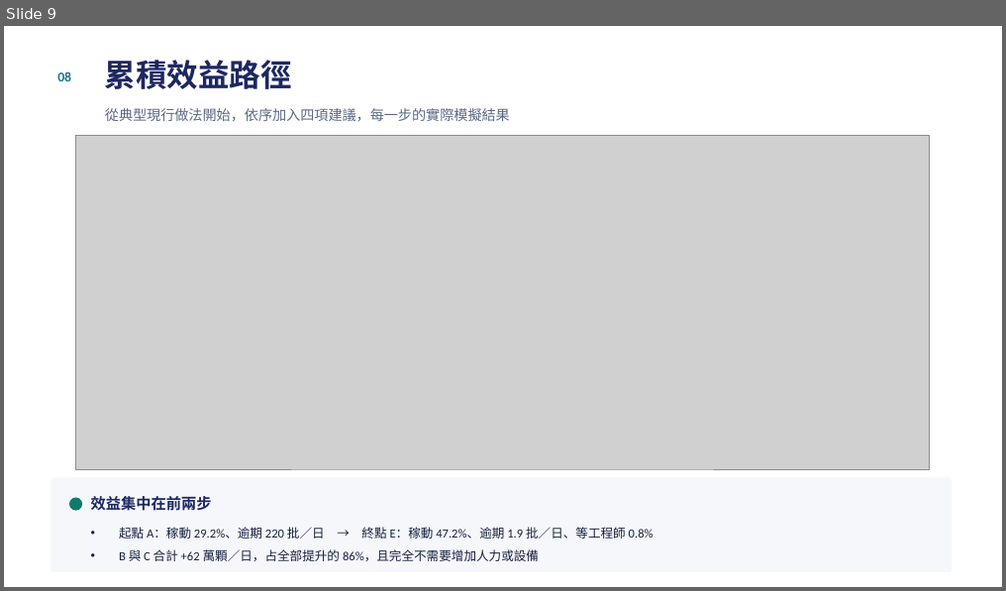
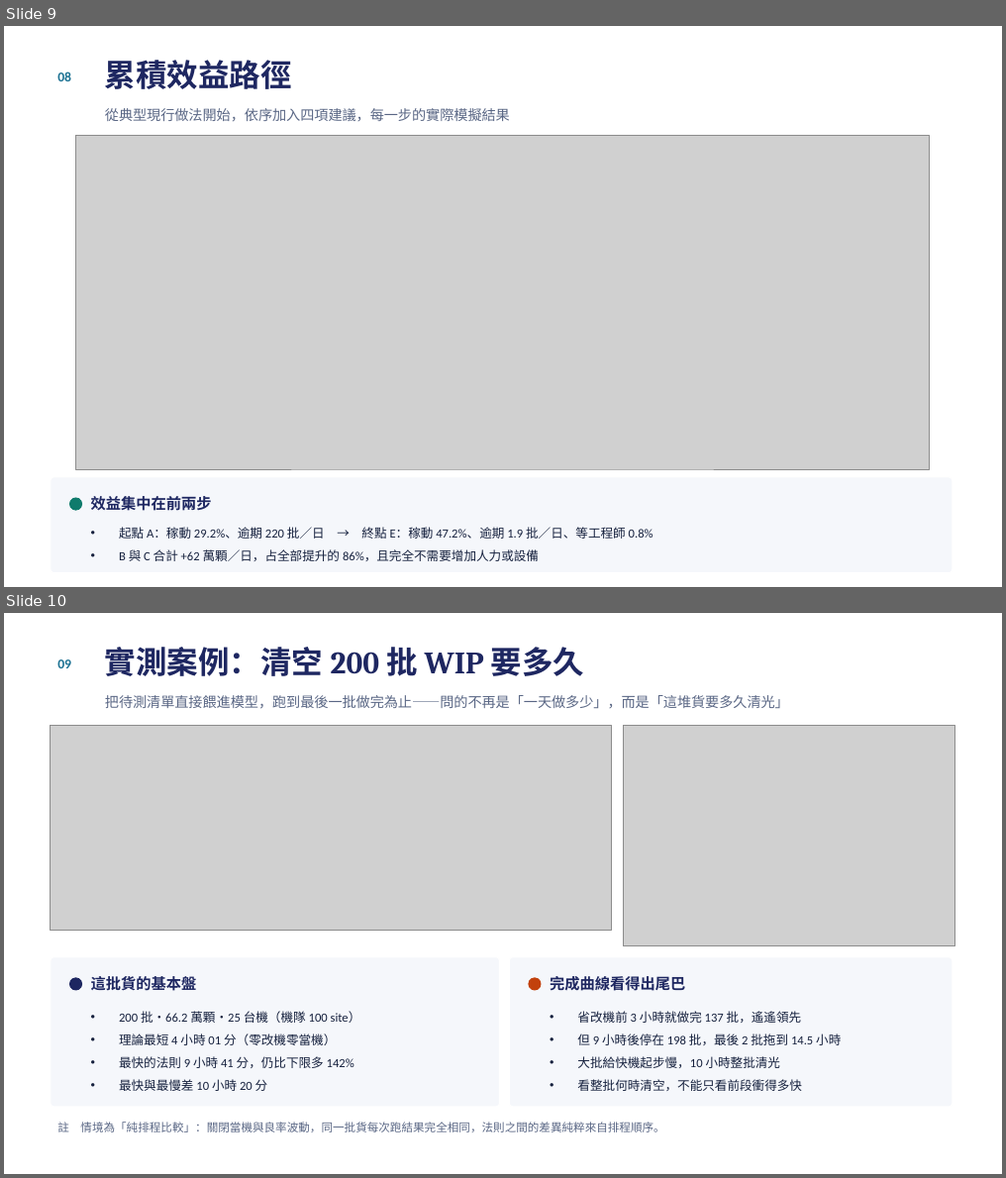
Before and after one commit to cnshow2025/my-factory, a slide deck: docs/測試排程分析報告.pptx. Shown one above the other, each under a label of ours: slide 9 before the commit, slides 9 and 10 after it. The pictures are 1006x591 and 1006x1178 pixels, drawn with LibreOffice and Linux fonts; fonts in the diff are those of the drawing; grey boxes stand for pictures. Boxes give left, top, right and bottom in pixels: in the first picture for what was removed or moved away, otherwise in the second. Text is boxed around its words. In the diff, an @@ line names an element or a change of style, - is before the commit and + after.

```diff
--- a/docs/測試排程分析報告.pptx
+++ b/docs/測試排程分析報告.pptx
@@ slide 10 added at [4, 613, 1002, 1174], background #FFFFFF @@
@@ text added at [57, 660, 71, 668], 13 pt, text #1C7293, bold @@
+09
@@ text added at [105, 647, 584, 676], 30 pt, text #1E2761, bold @@
+實測案例：清空 200 批 WIP 要多久
@@ text added at [105, 695, 789, 709], 13.5 pt, text #5A6785 @@
+把待測清單直接餵進模型，跑到最後一批做完為止——問的不再是「一天做多少」，而是「這堆貨要多久清光」
@@ picture added at [51, 725, 612, 930] @@
@@ picture added at [623, 725, 955, 947] @@
@@ rounded rectangle added at [51, 958, 500, 1107], fill #F5F7FB, outline #FFFFFF 1 pt @@
@@ rounded rectangle added at [509, 958, 952, 1107], fill #F5F7FB, outline #FFFFFF 1 pt @@
@@ ellipse added at [70, 978, 82, 990], fill #1E2761, outline #1E2761 1 pt @@
@@ text added at [91, 976, 197, 991], 14.5 pt, text #1E2761, bold @@
+這批貨的基本盤
@@ ellipse added at [529, 978, 541, 990], fill #C2410C, outline #C2410C 1 pt @@
@@ text added at [549, 976, 685, 991], 14.5 pt, text #1E2761, bold @@
+完成曲線看得出尾巴
@@ text added at [119, 1011, 361, 1091], 12 pt, text #16213E @@
+• 200 批・66.2 萬顆・25 台機（機隊 100 site）
+• 理論最短 4 小時 01 分（零改機零當機）
+• 最快的法則 9 小時 41 分，仍比下限多 142%
+• 最快與最慢差 10 小時 20 分
@@ text added at [577, 1011, 841, 1091], 12 pt, text #16213E @@
+• 省改機前 3 小時就做完 137 批，遙遙領先
+• 但 9 小時後停在 198 批，最後 2 批拖到 14.5 小時
+• 大批給快機起步慢，10 小時整批清光
+• 看整批何時清空，不能只看前段衝得多快
@@ text added at [57, 1122, 664, 1133], 11 pt, text #5A6785 @@
+註 情境為「純排程比較」：關閉當機與良率波動，同一批貨每次跑結果完全相同，法則之間的差異純粹來自排程順序。
```
Also in this commit, not shown: 2 slides changed, 1 other slide added, 7 other files.
